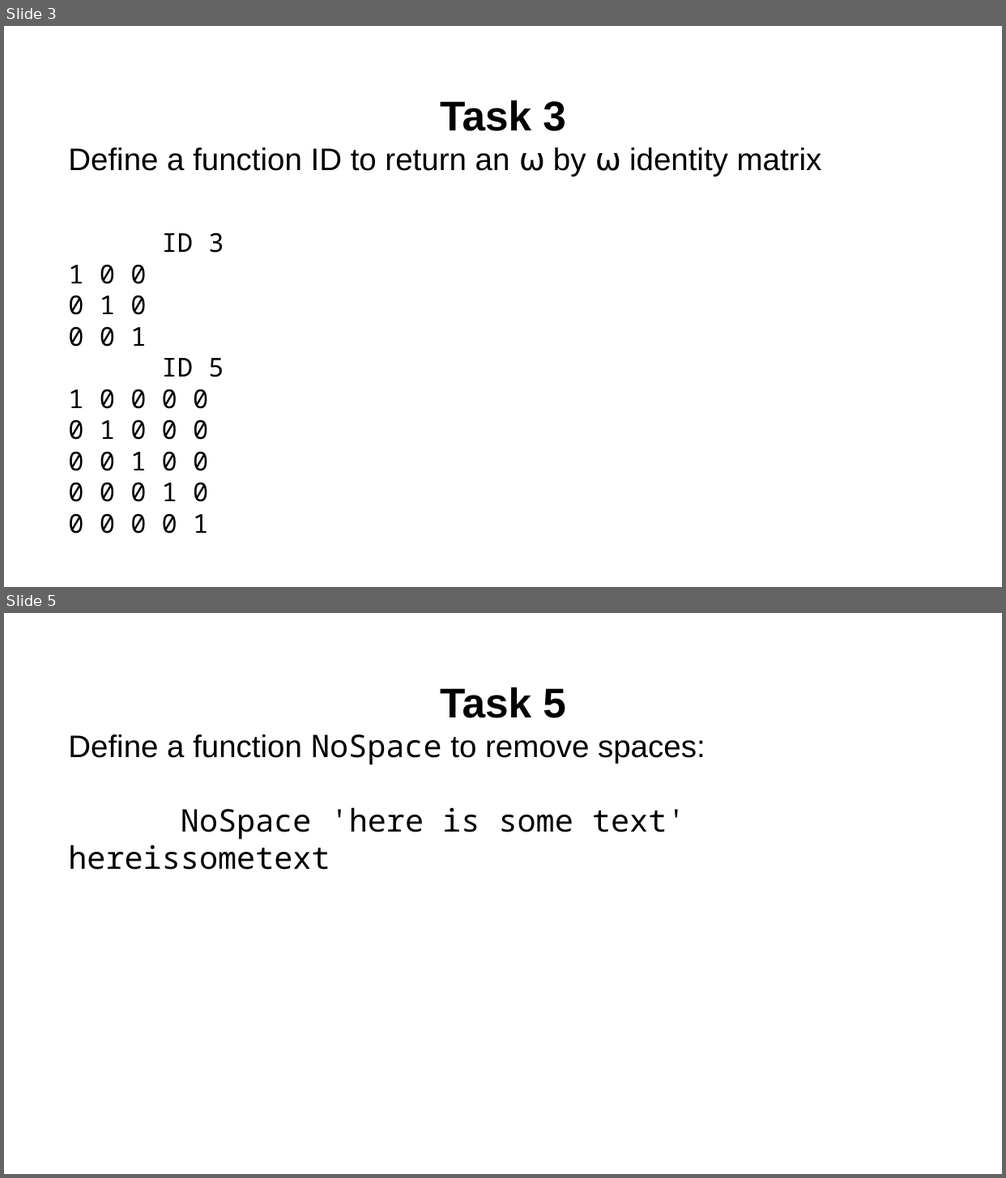
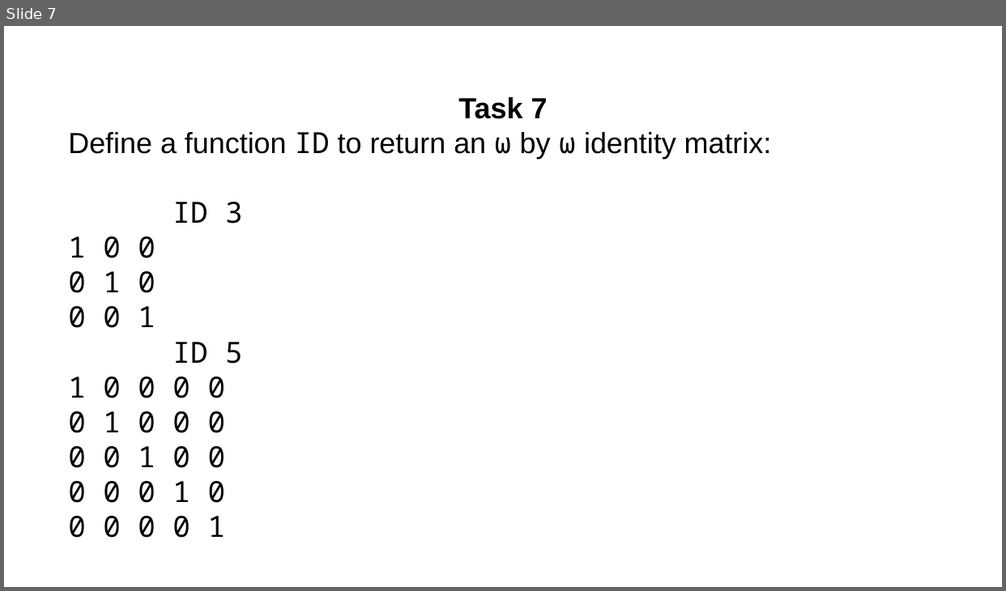
Before and after one commit to abrudz/tasks, a slide deck: tasks4.pptx. Shown one above the other, each under a label of ours: slides 3 and 5 before the commit, slide 7 after it; the slides between them are not shown. The pictures are 1006x1178 and 1006x591 pixels, drawn with LibreOffice and Linux fonts; fonts in the diff are those of the drawing. Boxes give left, top, right and bottom in pixels: in the first picture for what was removed or moved away, otherwise in the second. Text is boxed around its words. In the diff, an @@ line names an element or a change of style, - is before the commit and + after.

```diff
--- a/tasks4.pptx
+++ b/tasks4.pptx
@@ slide 5 removed at bbox=[4, 613, 1002, 1174], background #FFFFFF @@
@@ text removed at bbox=[68, 687, 705, 870] @@
-Task 5
-Define a function NoSpace to remove spaces:
-NoSpace 'here is some text'
-hereissometext
@@ what was slide 3 is now slide 7 @@
@@ slide 7 changed as well @@
@@ text at bbox=[68, 97, 772, 159]: text changed; size 30 to 28 pt @@
-Task 3
-Define a function ID to return an ⍵ by ⍵ identity matrix
+Task 7
+Define a function ID to return an ⍵ by ⍵ identity matrix:
@@ text at bbox=[68, 237, 243, 538]: size 25 to 28 pt in "ID 3", "1 0 0", "0 1 0", "0 0 1" and 6 more places @@
```
Also in this commit, not shown: 1 other slide changed, 17 slides added, 4 other slides removed, 1 other file.
